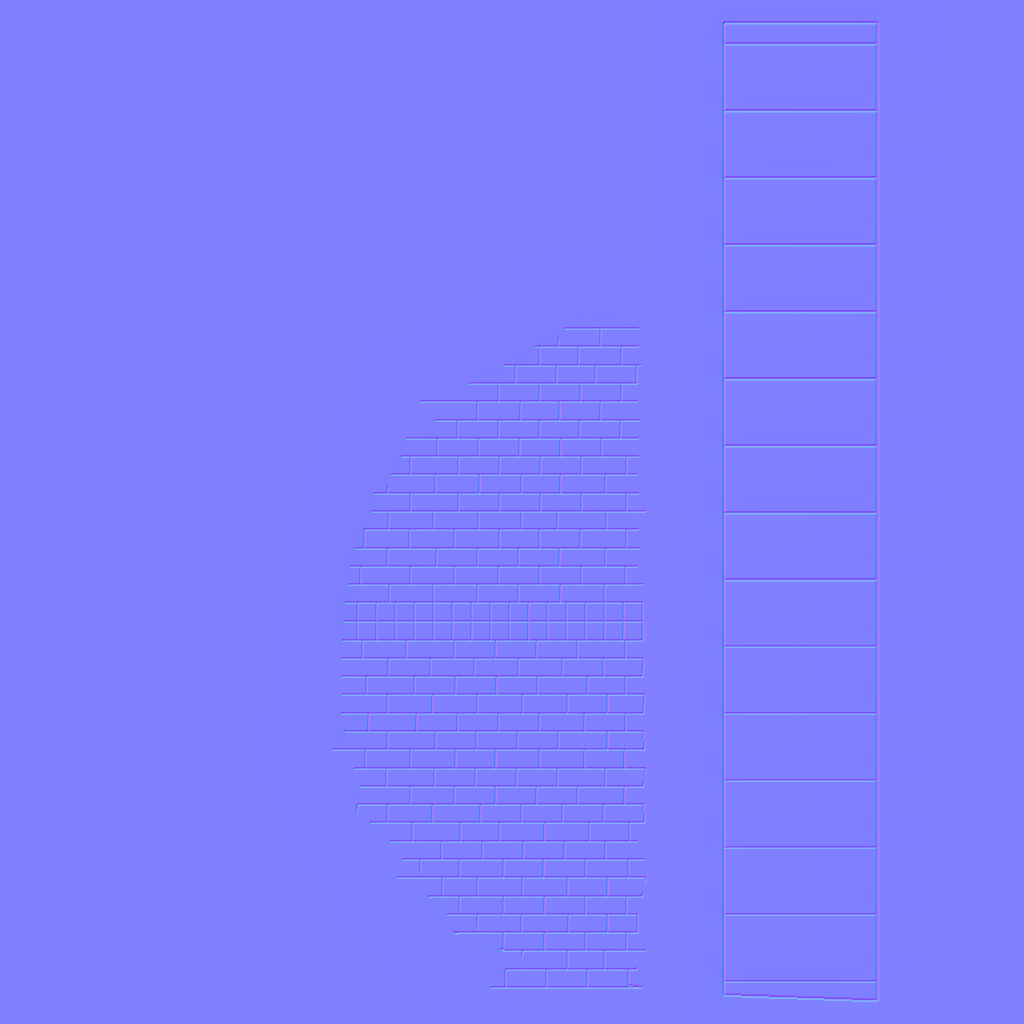
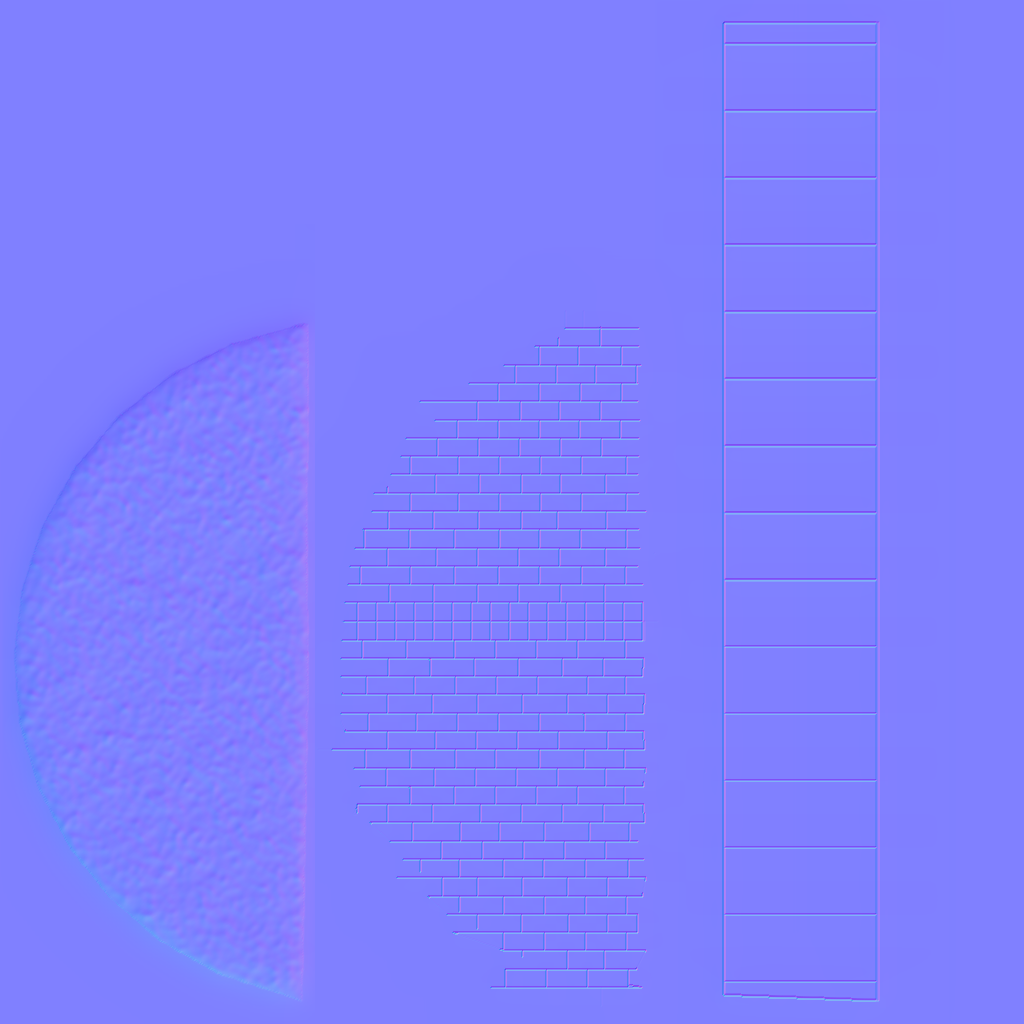
Revision of a layered (1024, 1024) image; what changed, layer by layer:
added layer "Layer 3" above "10 Detail, 0 Blur" over [2, 304, 315, 1013]
moved "10 Detail, 0 Blur" above "Layer 1 copy 3" over [2, 304, 315, 1013]
showed "Layer 1", painted on it over [2, 304, 315, 1013]
added layer "Layer 1 copy" over [14, 304, 315, 1002]
